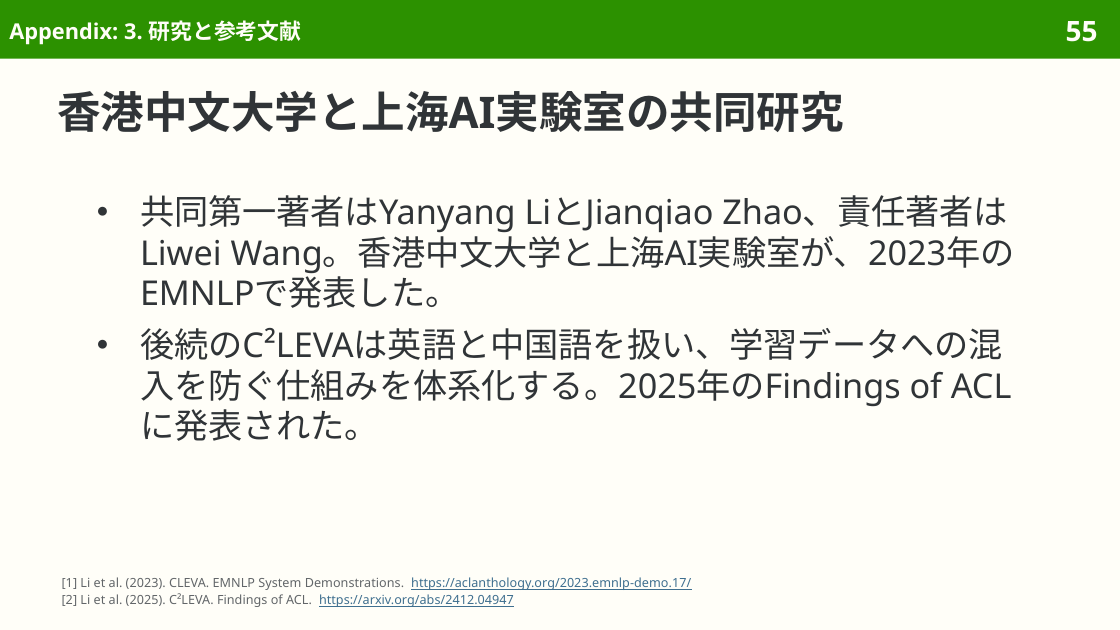
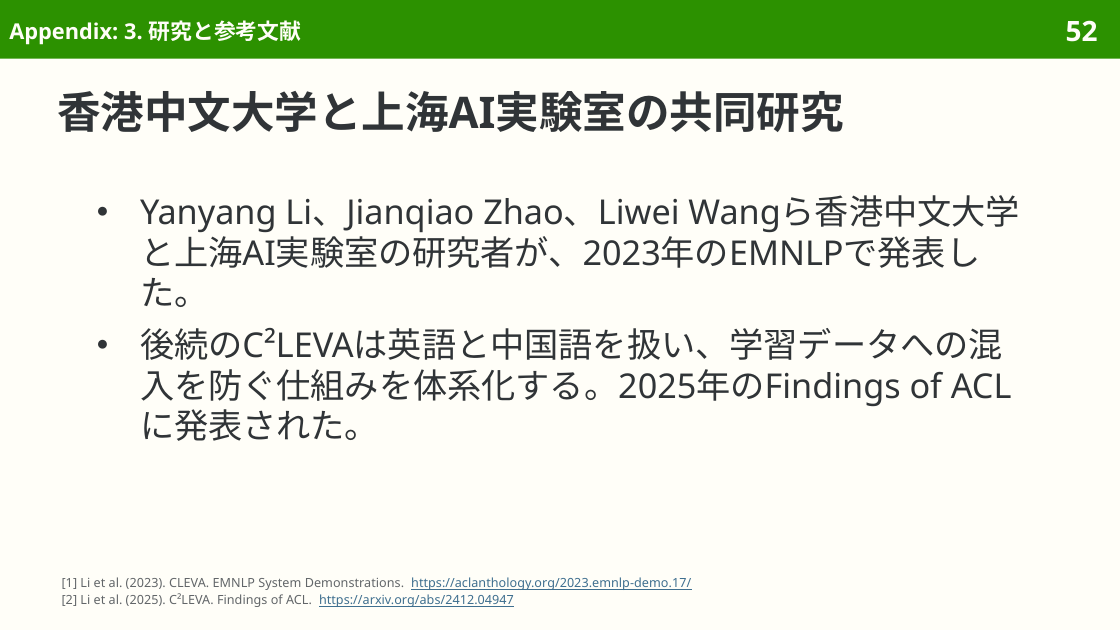
Before and after one commit to sasakiy84/datasets-in-10-minutes, a slide deck: slide 52 of slides/datasets-in-10-minutes-cleva.pptx (slide 55 before the commit). Drawn at 1120x630 pixels with LibreOffice and Linux fonts; fonts in the diff are those of the drawing. Boxes give left, top, right and bottom in pixels: in the first picture for what was removed or moved away, otherwise in the second. Text is boxed around its words. In the diff, an @@ line names an element or a change of style, - is before the commit and + after.

```diff
--- a/slides/datasets-in-10-minutes-cleva.pptx
+++ b/slides/datasets-in-10-minutes-cleva.pptx
@@ page number at (1066,20,1098,42): text changed @@
-55
+52
@@ text at (140,198,980,307): text changed @@
-● 共同第一著者はYanyang LiとJianqiao Zhao、責任著者はLiwei Wang。香港中文大学と上海AI実験室が、2023年のEMNLPで発表した。
+● Yanyang Li、Jianqiao Zhao、Liwei Wangら香港中文大学と上海AI実験室の研究者が、2023年のEMNLPで発表した。
```
Also in this commit, not shown: 6 other slides changed, 4 slides removed, 58 other files.
